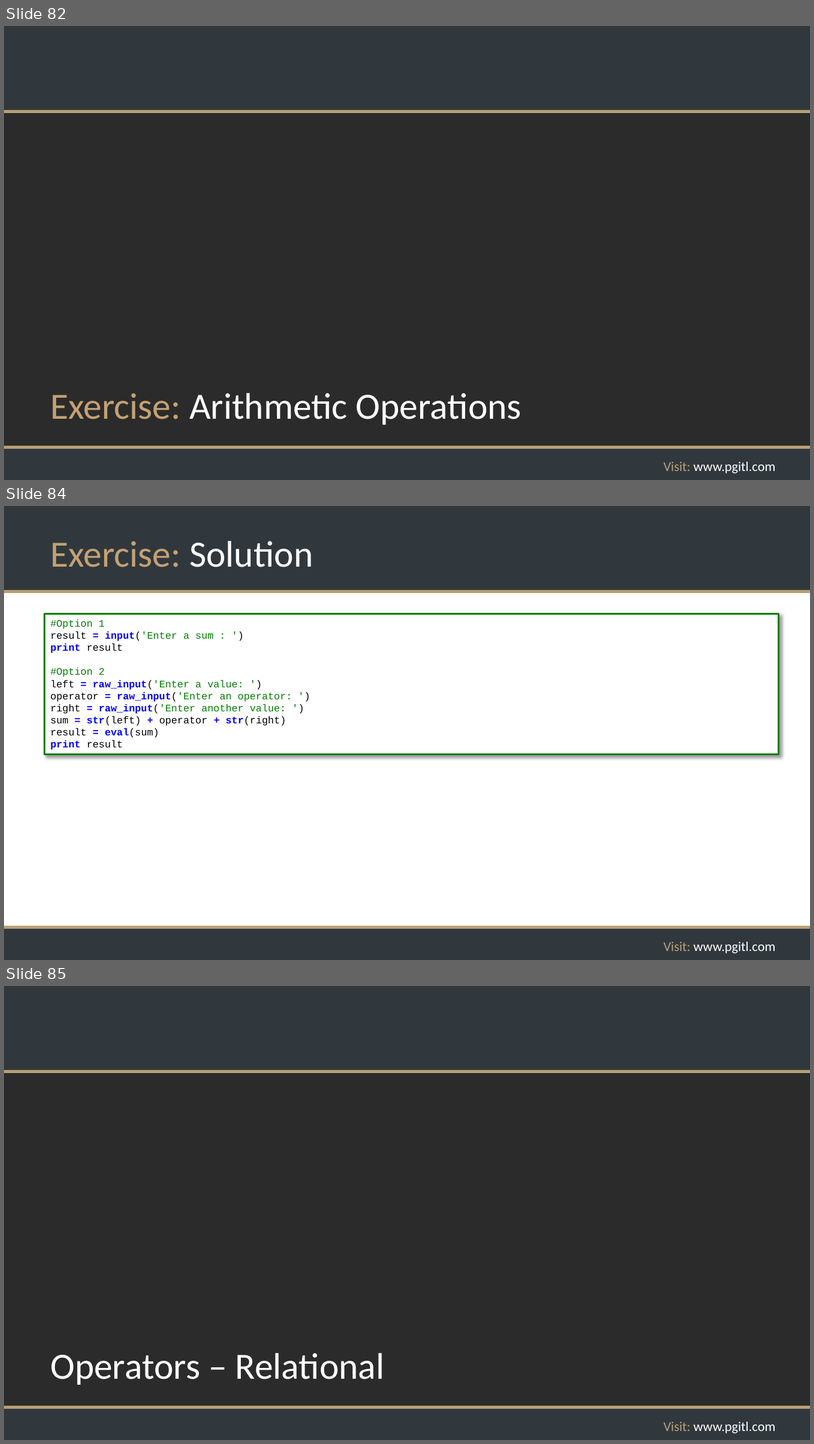
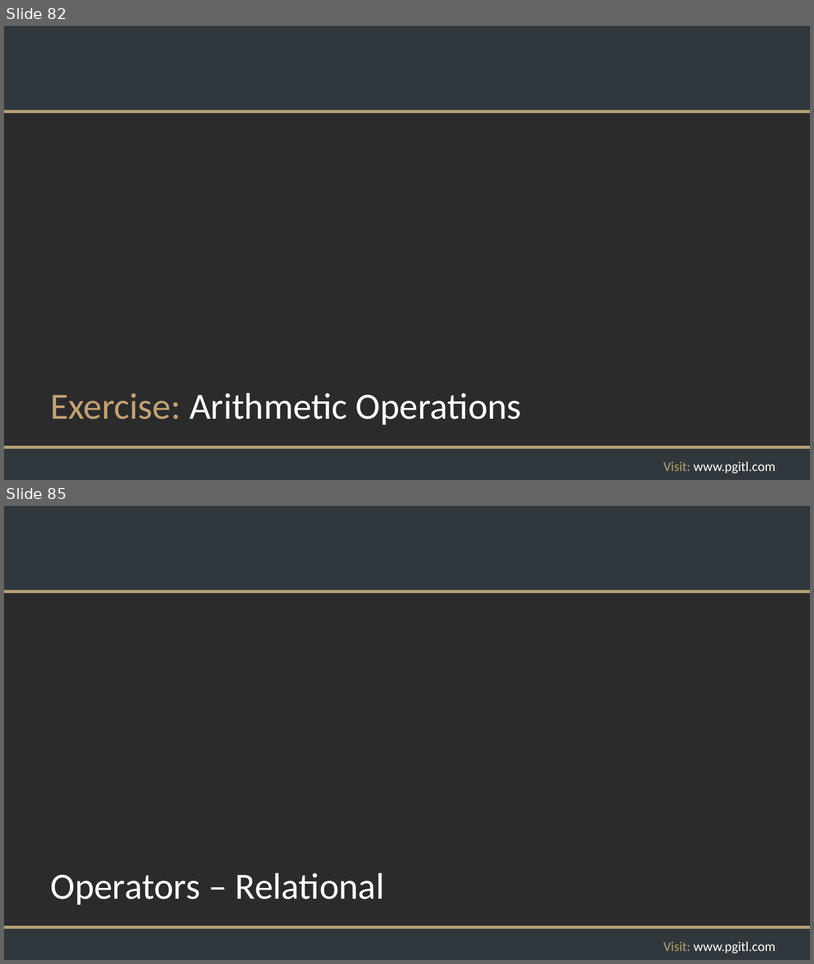
Before and after one commit to rikkouri/project-a, a slide deck: Programming Foundations.pptx. Shown one above the other, each under a label of ours: slides 82, 84 and 85 before the commit, slides 82 and 85 after it; the slides between them are not shown. The pictures are 814x1444 and 814x964 pixels, drawn with LibreOffice and Linux fonts; fonts in the diff are those of the drawing; background and template pictures are left out; a plain dark background stands for a picture behind light text. Boxes give left, top, right and bottom in pixels: in the first picture for what was removed or moved away, otherwise in the second. Text is boxed around its words. In the diff, an @@ line names an element or a change of style, - is before the commit and + after.

```diff
--- a/Programming Foundations.pptx
+++ b/Programming Foundations.pptx
@@ slide 84 removed at box(4, 506, 810, 960), background #FFFFFF; not listed: 5 template elements that a slide beside it also shows @@
@@ title removed at box(50, 541, 313, 567) @@
-Exercise: Solution
@@ rectangle removed at box(45, 613, 779, 754) @@
-#Option 1
-result = input('Enter a sum : ')
-print result
-#Option 2
-left = raw_input('Enter a value: ')
-operator = raw_input('Enter an operator: ')
-right = raw_input('Enter another value: ')
-sum = str(left) + operator + str(right)
-result = eval(sum)
-print result
```
Also in this commit, not shown: 6 slides changed, 1 slide added.
